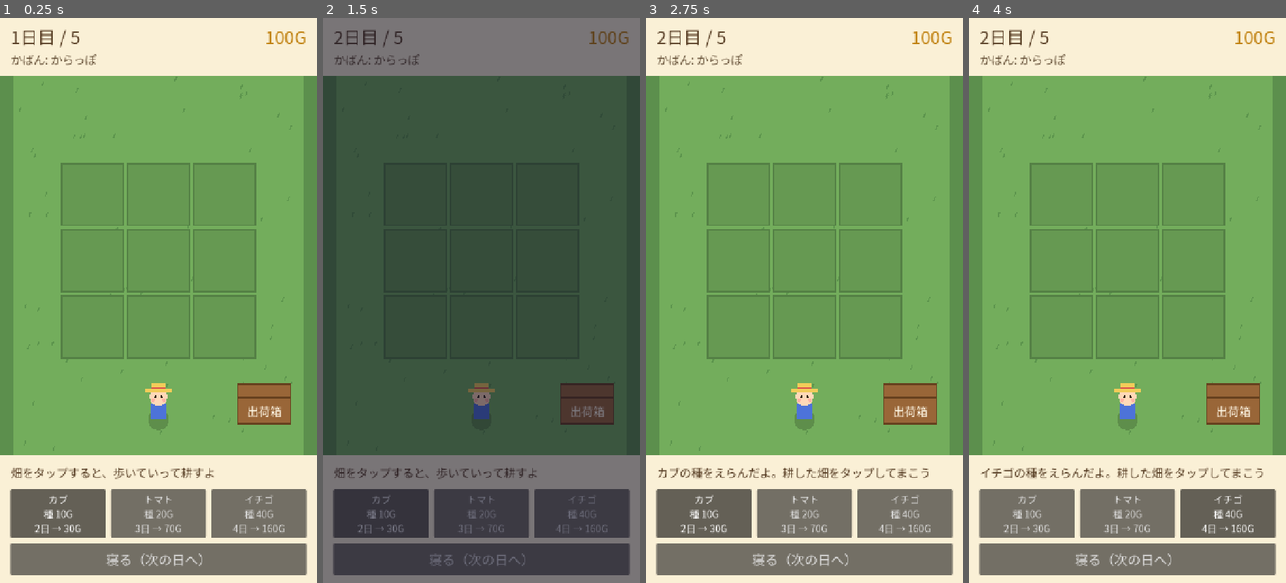
Above: before the commit, frames 1-4 (left to right).
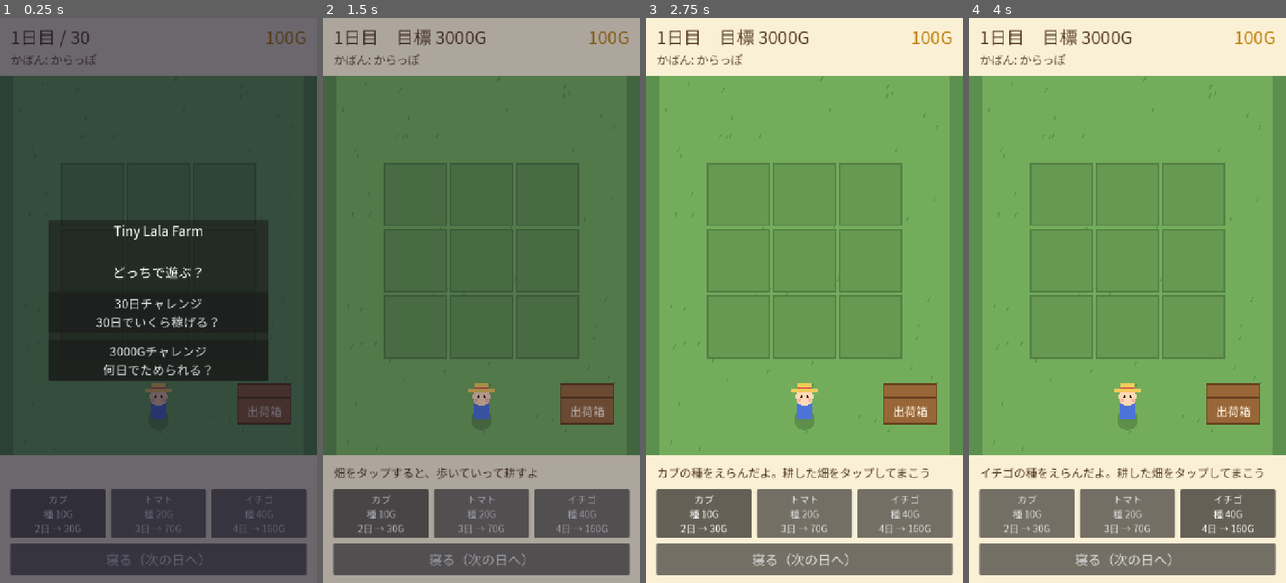
Above: after the commit, the same moments.

Repository: lalalalasuke-jpg/tiny-lala-farm
Game: Godot game, scene res://scenes/main.tscn
The game is run twice, just before and just after one commit, with the same random seed, the same clock (stepped at 60 frames per second) and the same inputs.
Inputs (mouse positions are in pixels of both pictures, inside the frame that each line leads up to):
- Up to frame 1 (0.25 s): no input
- Up to frame 2 (1.5 s): click "寝る（次の日へ）" at 0.5 s; click (481, 357) at 1.25 s, where only the run before the commit has a clickable "畑へ行く"
- Up to frame 3 (2.75 s): click "カブ 種 10G 2日 → 30G" at 2 s
- Up to frame 4 (4 s): click "トマト 種 20G 3日 → 70G" at 2.75 s; click "イチゴ 種 40G 4日 → 160G" at 3.5 s

The runs differ from the first frame. In frame 1, 100% of the frame differs, in the area x 0-100%, y 0-100%; in frame 2, 88%; in frame 3, 0.4%; in frame 4, 0.4%.

Commit message:
モード2つ（30日チャレンジ／3000Gチャレンジ）とタイトル画面、バランス確認用のsimulate.gd
Co-Authored-By: Claude Opus 5.5 <noreply@anthropic.com>

Diff:
--- a/scenes/main.gd
+++ b/scenes/main.gd
@@ -1,10 +1,12 @@
 extends Node2D
 
-# Tiny Lala Farm: 5日間で畑を育てて、出荷でいくら稼げるか。
+# Tiny Lala Farm: 畑を育てて、出荷でお金をためるゲーム。
 # 畑をタップ → ららすけが歩いていって、その畑に合った作業をする
 #   （耕す → 種をまく → 水やり → 収穫）。収穫したものは出荷箱へ。寝ると次の日。
-
-const LAST_DAY := 5
+# モードは2つ: 30日でいくら稼げるか（days）／3000Gを何日でためられるか（goal）
+
+const DAYS_LIMIT := 30
+const GOAL_MONEY := 3000
 const START_MONEY := 100
 const CROPS := {
 	"turnip": {"name": "カブ", "seed": 10, "days": 2, "price": 30, "color": Color(0.97, 0.95, 0.97)},
@@ -15,6 +17,10 @@
 const NONE := -1  # 歩き終わっても何もしない
 const BOX := 99  # 歩き終わったら出荷箱に入れる
 
+# 「もう一回」でシーンを読み直しても残るように static にする。空ならタイトルから
+static var next_mode := ""
+
+var mode := ""  # "days" か "goal"
 var day := 1
 var money := START_MONEY
 var bag := {}  # 収穫して持っているもの（作物id → 個数）
@@ -35,7 +41,7 @@
 var fade: ColorRect
 var popup: PanelContainer
 var popup_label: Label
-var popup_button: Button
+var popup_buttons: VBoxContainer
 
 
 func _ready() -> void:
@@ -48,8 +54,25 @@
 	player.position = Vector2(360, 880)
 	player.arrived.connect(_on_arrived)
 	_build_ui()
+	busy = true
+	if next_mode != "":
+		_start(next_mode)
+	else:
+		fade.color.a = 0.6
+		_refresh()
+		_show_popup("Tiny Lala Farm\n\nどっちで遊ぶ？", [
+			["%d日チャレンジ\n%d日でいくら稼げる？" % [DAYS_LIMIT, DAYS_LIMIT], _start.bind("days")],
+			["%dGチャレンジ\n何日でためられる？" % GOAL_MONEY, _start.bind("goal")],
+		])
+
+
+func _start(m: String) -> void:
+	mode = m
+	popup.visible = false
 	_refresh()
 	say("畑をタップすると、歩いていって耕すよ")
+	await _fade_to(0.0)
+	busy = false
 
 
 # ---------------------------------------------------------------- 操作
@@ -164,24 +187,43 @@
 	var text := "出荷: なし"
 	if not lines.is_empty():
 		text = "出荷: +%dG\n%s" % [earned, "\n".join(lines)]
-	if day > LAST_DAY:
-		var diff := money - START_MONEY
-		_show_popup("5日間おつかれさま！\n\n%s\n\nさいごの所持金\n%dG\n（はじめより %s%dG）" % [text, money, "+" if diff >= 0 else "", diff], "もう一回")
-	else:
-		_show_popup("%d日目の朝\n\n%s\n\n所持金 %dG" % [day, text, money], "畑へ行く")
-
-
-func _on_popup_pressed() -> void:
-	if day > LAST_DAY:
-		get_tree().reload_current_scene()
-		return
+	if mode == "days" and day > DAYS_LIMIT:
+		_finish("%d日間おつかれさま！\n\n%s\n\nさいごの所持金\n%dG" % [DAYS_LIMIT, text, money])
+	elif mode == "goal" and money >= GOAL_MONEY:
+		_finish("%dG達成！\n\n%s\n\nかかった日数\n%d日" % [GOAL_MONEY, text, day - 1])
+	elif mode == "goal" and _stuck():
+		_finish("お金も作物もなくなっちゃった…\n\n%d日目 所持金 %dG" % [day, money])
+	else:
+		_show_popup("%d日目の朝\n\n%s\n\n所持金 %dG" % [day, text, money], [["畑へ行く", _wake_up]])
+
+
+func _wake_up() -> void:
 	popup.visible = false
 	await _fade_to(0.0)
 	busy = false
-	if day == LAST_DAY:
+	if mode == "days" and day == DAYS_LIMIT:
 		say("今日が最終日！収穫したものは出荷箱へ")
 	else:
 		say("おはよう！水やりを忘れずにね")
+
+
+func _finish(text: String) -> void:
+	_show_popup(text, [["もう一回", _restart.bind(mode)], ["タイトルへ", _restart.bind("")]])
+
+
+func _restart(m: String) -> void:
+	next_mode = m
+	get_tree().reload_current_scene()
+
+
+# これ以上どうやっても進めない（種が買えない・育つ作物も売る物もない）
+func _stuck() -> bool:
+	if money >= CROPS.turnip.seed or not bag.is_empty() or not shipped.is_empty():
+		return false
+	for p in field.plots:
+		if p.crop != "":
+			return false
+	return true
 
 
 func _fade_to(alpha: float) -> void:
@@ -197,7 +239,10 @@
 
 
 func _refresh() -> void:
-	day_label.text = "%d日目 / %d" % [min(day, LAST_DAY), LAST_DAY]
+	if mode == "goal":
+		day_label.text = "%d日目　目標 %dG" % [day, GOAL_MONEY]
+	else:
+		day_label.text = "%d日目 / %d" % [min(day, DAYS_LIMIT), DAYS_LIMIT]
 	money_label.text = "%dG" % money
 	var items := []
 	for id in SEED_ORDER:
@@ -267,16 +312,24 @@
 	popup_label.horizontal_alignment = HORIZONTAL_ALIGNMENT_CENTER
 	popup_label.add_theme_font_size_override("font_size", 30)
 	box.add_child(popup_label)
-	popup_button = Button.new()
-	popup_button.custom_minimum_size = Vector2(0, 72)
-	popup_button.add_theme_font_size_override("font_size", 30)
-	popup_button.pressed.connect(_on_popup_pressed)
-	box.add_child(popup_button)
-
-
-func _show_popup(text: String, button: String) -> void:
+	popup_buttons = VBoxContainer.new()
+	popup_buttons.add_theme_constant_override("separation", 16)
+	box.add_child(popup_buttons)
+
+
+# buttons: [["ボタンの文字", 押したときの Callable], ...]
+func _show_popup(text: String, buttons: Array) -> void:
 	popup_label.text = text
-	popup_button.text = button
+	for b in popup_buttons.get_children():
+		popup_buttons.remove_child(b)
+		b.queue_free()
+	for spec in buttons:
+		var b := Button.new()
+		b.text = spec[0]
+		b.custom_minimum_size = Vector2(0, 72)
+		b.add_theme_font_size_override("font_size", 28)
+		b.pressed.connect(spec[1])
+		popup_buttons.add_child(b)
 	popup.visible = true
 	popup.reset_size()
 	popup.position.y = (1280 - popup.size.y) / 2
--- a/tools/screenshot.gd
+++ b/tools/screenshot.gd
@@ -1,17 +1,19 @@
 extends SceneTree
 # 見た目確認用: 少し遊んだ状態にしてスクショを保存する
-# 使い方: godot --path . --resolution 720x1280 --script res://tools/screenshot.gd -- <出力.png> [start|grow|result]
+# 使い方: godot --path . --resolution 720x1280 --script res://tools/screenshot.gd -- <出力.png> [title|grow|result]
 func _initialize() -> void:
 	_run.call_deferred()
 
 
 func _run() -> void:
 	var args := OS.get_cmdline_user_args()
-	var mode: String = args[1] if args.size() > 1 else "start"
+	var mode: String = args[1] if args.size() > 1 else "title"
 	var main = load("res://scenes/main.tscn").instantiate()
 	root.add_child(main)
 	await create_timer(0.2).timeout
-	if mode != "start":
+	if mode != "title":
+		main._start("goal" if mode == "grow" else "days")
+		await create_timer(0.6).timeout
 		# 1日目: 9マス耕して、カブ3・トマト2・イチゴ1をまいて水やり
 		var plan := ["turnip", "turnip", "turnip", "tomato", "tomato", "strawberry", "", "", ""]
 		for i in 9:
@@ -20,13 +22,16 @@
 				main.selected_seed = plan[i]
 				main._work(i)
 				main._work(i)
-		for d in (2 if mode == "grow" else 5):
+		var days: int = 2 if mode == "grow" else main.DAYS_LIMIT
+		for d in days:
 			main._on_sleep_pressed()
-			await create_timer(0.6).timeout
-			if mode == "grow" and d == 1:
+			await create_timer(0.5).timeout
+			if main.popup_buttons.get_child_count() != 1:
+				break  # 結果画面
+			main._wake_up()
+			await create_timer(0.5).timeout
+			if mode == "grow" and d == days - 1:
 				break
-			main._on_popup_pressed()
-			await create_timer(0.6).timeout
 			for i in 9:
 				main._work(i)  # 収穫できれば収穫、できなければ水やり
 				if main.field.plots[i].crop == "" and main.field.plots[i].tilled and main.money >= 10:
@@ -34,10 +39,7 @@
 					main._work(i)
 					main._work(i)
 			main._ship()
-		if mode == "grow":
-			main._on_popup_pressed()
-			await create_timer(0.6).timeout
-			main.player.position = Vector2(300, 800)
+		main.player.position = Vector2(300, 800)
 	await create_timer(0.3).timeout
 	await RenderingServer.frame_post_draw
 	root.get_texture().get_image().save_png(args[0])
--- /dev/null
+++ b/tools/simulate.gd
@@ -0,0 +1,55 @@
+extends SceneTree
+# バランス確認用: いくつかの作戦を自動で遊ばせて、30日の所持金と3000Gまでの日数を出す
+# 使い方: godot --headless --path . --script res://tools/simulate.gd
+const MAIN := preload("res://scenes/main.gd")
+
+
+func _initialize() -> void:
+	var crops: Dictionary = MAIN.CROPS
+	for name in ["カブだけ", "トマトだけ", "イチゴだけ", "高い順に買えるもの"]:
+		var r := _play(crops, name)
+		print("%s: 30日で %dG / 3000Gまで %s" % [name, r[0], ("%d日" % r[1]) if r[1] > 0 else "届かない"])
+	quit()
+
+
+# 作戦ごとに、空いた畑にまく種を決める
+func _choose(crops: Dictionary, name: String, money: int) -> String:
+	var order: Array = {"カブだけ": ["turnip"], "トマトだけ": ["tomato"], "イチゴだけ": ["strawberry"]}.get(name, ["strawberry", "tomato", "turnip"])
+	for id in order:
+		if money >= crops[id].seed:
+			return id
+	return ""
+
+
+# 毎日: 収穫 → 出荷 → 空いた畑にまく → 全部に水 → 寝る（main.gd と同じルール）
+func _play(crops: Dictionary, name: String) -> Array:
+	var money: int = MAIN.START_MONEY
+	var plots := []
+	for i in 9:
+		plots.append({"crop": "", "growth": 0})
+	var money_at_30 := 0
+	var goal_day := 0
+	for day in range(1, 200):
+		var earned := 0
+		for p in plots:
+			if p.crop != "" and p.growth >= crops[p.crop].days:
+				earned += crops[p.crop].price
+				p.crop = ""
+		for p in plots:
+			if p.crop == "":
+				var id := _choose(crops, name, money)
+				if id != "":
+					money -= crops[id].seed
+					p.crop = id
+					p.growth = 0
+		for p in plots:
+			if p.crop != "":
+				p.growth += 1
+		money += earned  # 寝ると出荷したぶんが入る
+		if day == MAIN.DAYS_LIMIT:
+			money_at_30 = money
+		if goal_day == 0 and money >= MAIN.GOAL_MONEY:
+			goal_day = day
+		if day >= MAIN.DAYS_LIMIT and goal_day > 0:
+			break
+	return [money_at_30, goal_day]
Not shown, added: tools/simulate.gd.uid
